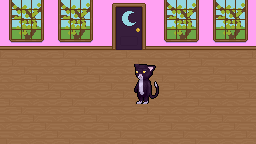
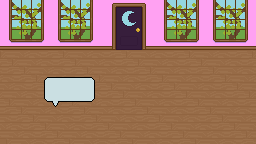
Layer changes from the first 256×144 image to the second:
added layer "Layer 20" in group "Group 2" over left=45, top=78, right=94, bottom=106
hid "Layer 13" over left=134, top=64, right=159, bottom=104
